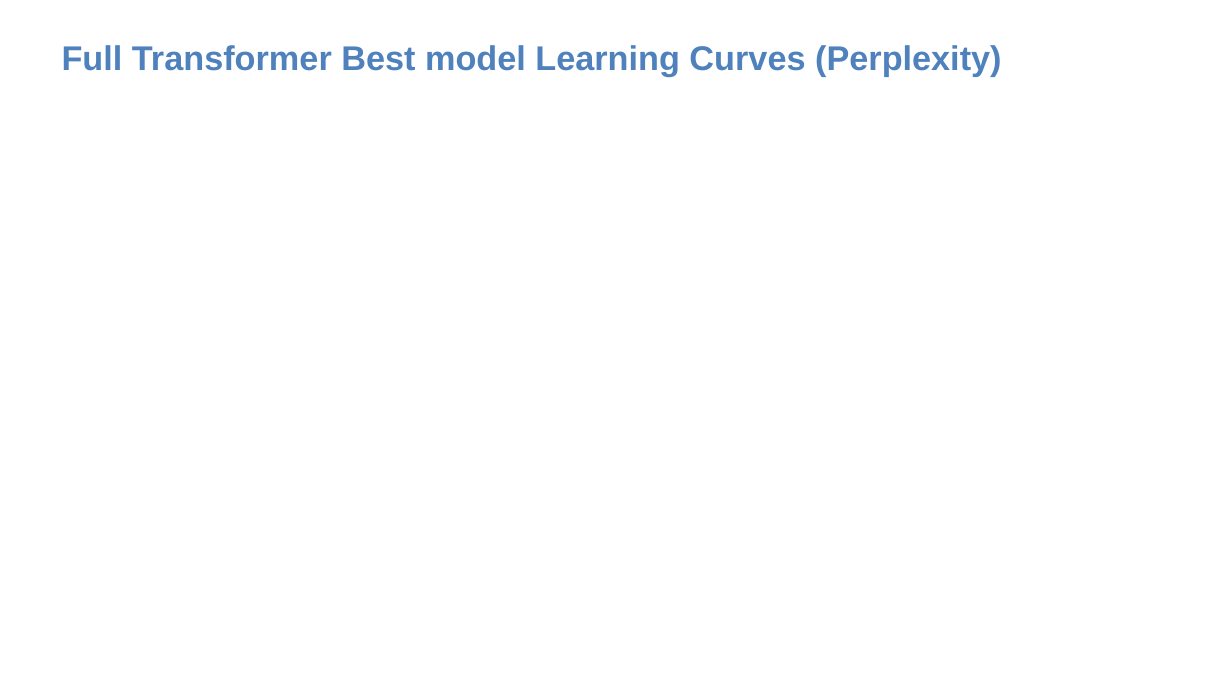
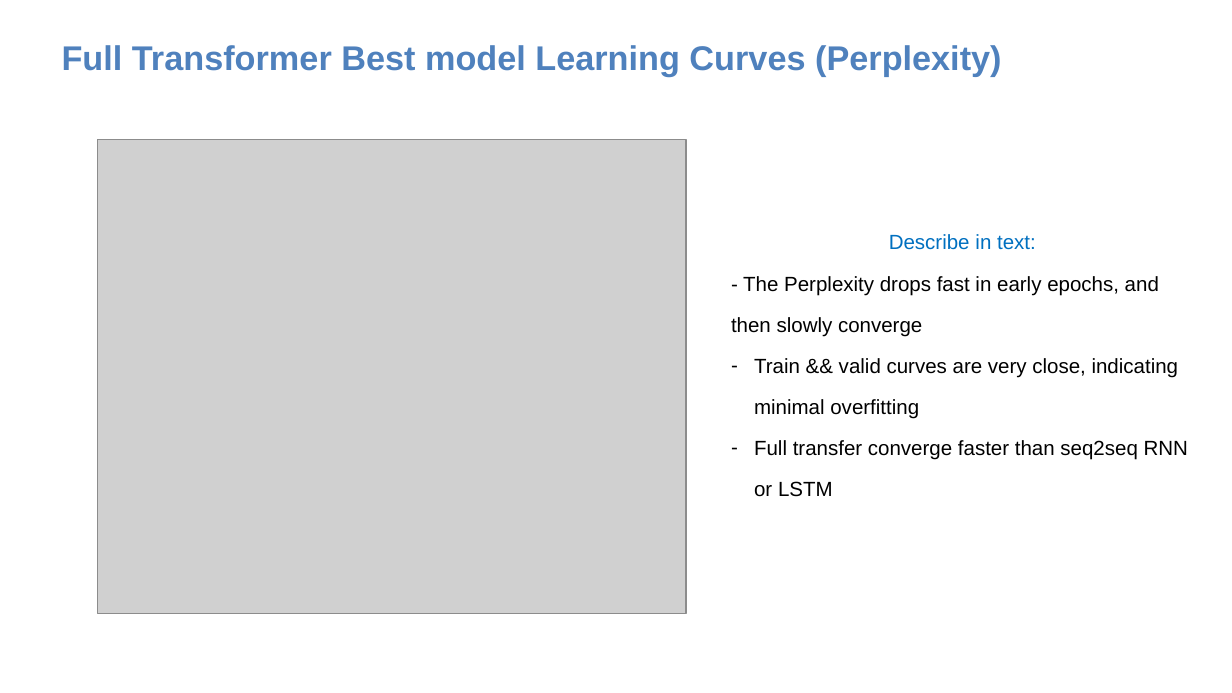
Before and after one commit to winniethebear424/DL, a slide deck: slide 9 of assignment3-nlp-template.pptx. Drawn at 1232x693 pixels with LibreOffice and Linux fonts; fonts in the diff are those of the drawing; grey boxes stand for pictures. Boxes give left, top, right and bottom in pixels: in the first picture for what was removed or moved away, otherwise in the second. Text is boxed around its words. In the diff, an @@ line names an element or a change of style, - is before the commit and + after.

```diff
--- a/assignment3-nlp-template.pptx
+++ b/assignment3-nlp-template.pptx
@@ picture added at (97, 139, 685, 614) @@
@@ text added at (731, 234, 1188, 497), 12 pt, text #000000 @@
+Describe in text:
+- The Perplexity drops fast in early epochs, and then slowly converge
+– Train && valid curves are very close, indicating minimal overfitting
+– Full transfer converge faster than seq2seq RNN or LSTM
```
Also in this commit, not shown: 8 other slides changed, 9 other files.
